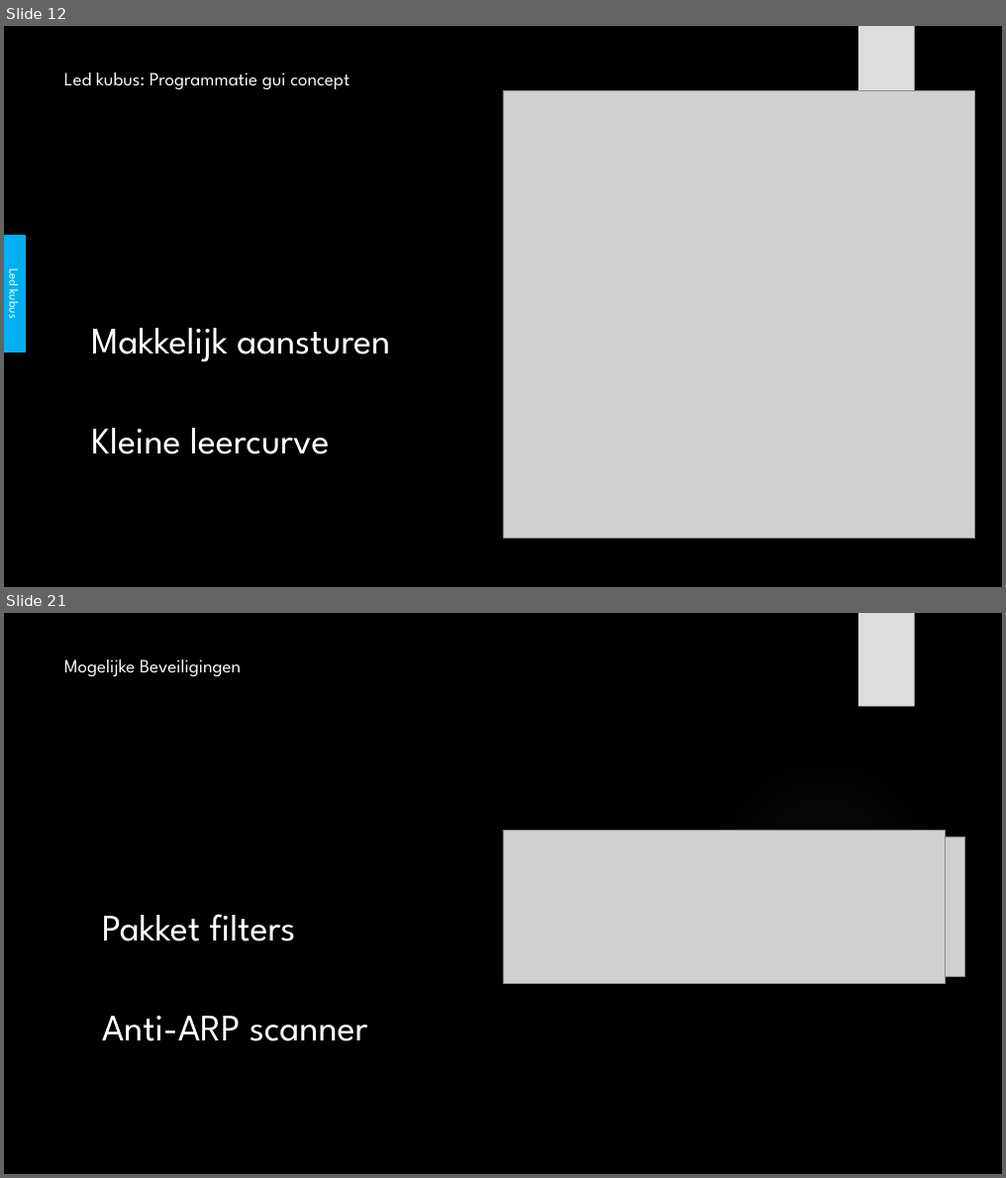
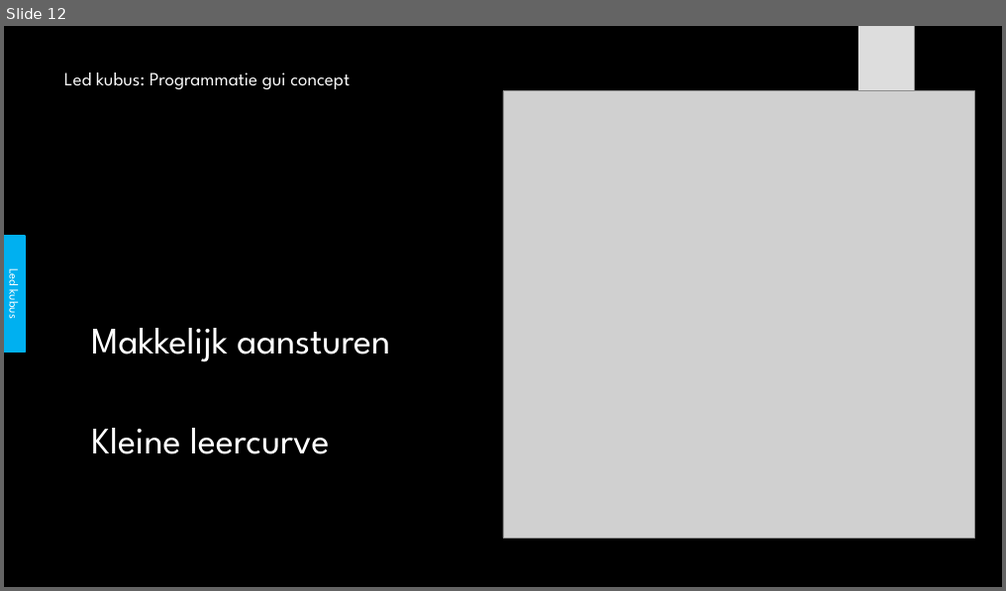
Before and after one commit to its-3ncrypt/Led_Cube_arduino, a slide deck: _Administratie/Presentatie GIP.pptx. Shown one above the other, each under a label of ours: slides 12 and 21 before the commit, slide 12 after it; the slides between them are not shown. The pictures are 1006x1178 and 1006x591 pixels, drawn with LibreOffice and Linux fonts; fonts in the diff are those of the drawing; grey boxes stand for pictures; background and template pictures are left out. Boxes give left, top, right and bottom in pixels: in the first picture for what was removed or moved away, otherwise in the second. Text is boxed around its words. In the diff, an @@ line names an element or a change of style, - is before the commit and + after.

```diff
--- a/_Administratie/Presentatie GIP.pptx
+++ b/_Administratie/Presentatie GIP.pptx
@@ slide 21 removed at <box>4,613,1002,1174</box>, background picture (left out); not listed: 1 template element that a slide beside it also shows @@
@@ title removed at <box>64,660,241,676</box> @@
-Mogelijke Beveiligingen
@@ ellipse removed at <box>709,750,939,980</box> @@
@@ picture removed at <box>503,830,945,983</box> @@
@@ picture removed at <box>506,837,965,977</box> @@
@@ text removed at <box>102,914,368,1042</box> @@
-Pakket filters
-Anti-ARP scanner
```
Also in this commit, not shown: 2 slides changed, 5 slides added, 6 other slides removed, 2 other files.
